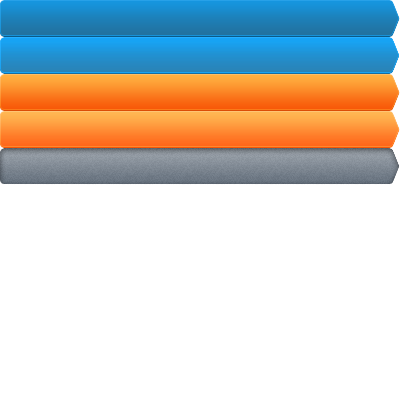
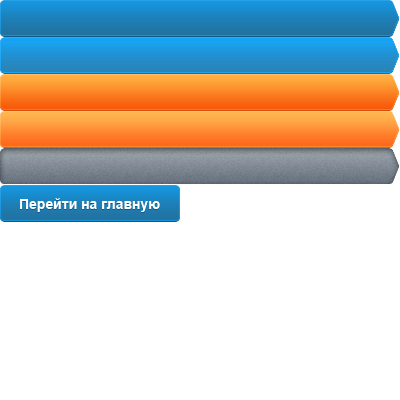
Layered file, before and after one edit (400 x 400). Changes by layer:
added layer "Layer 6" above "Layer 5" over [0, 185, 180, 222]
